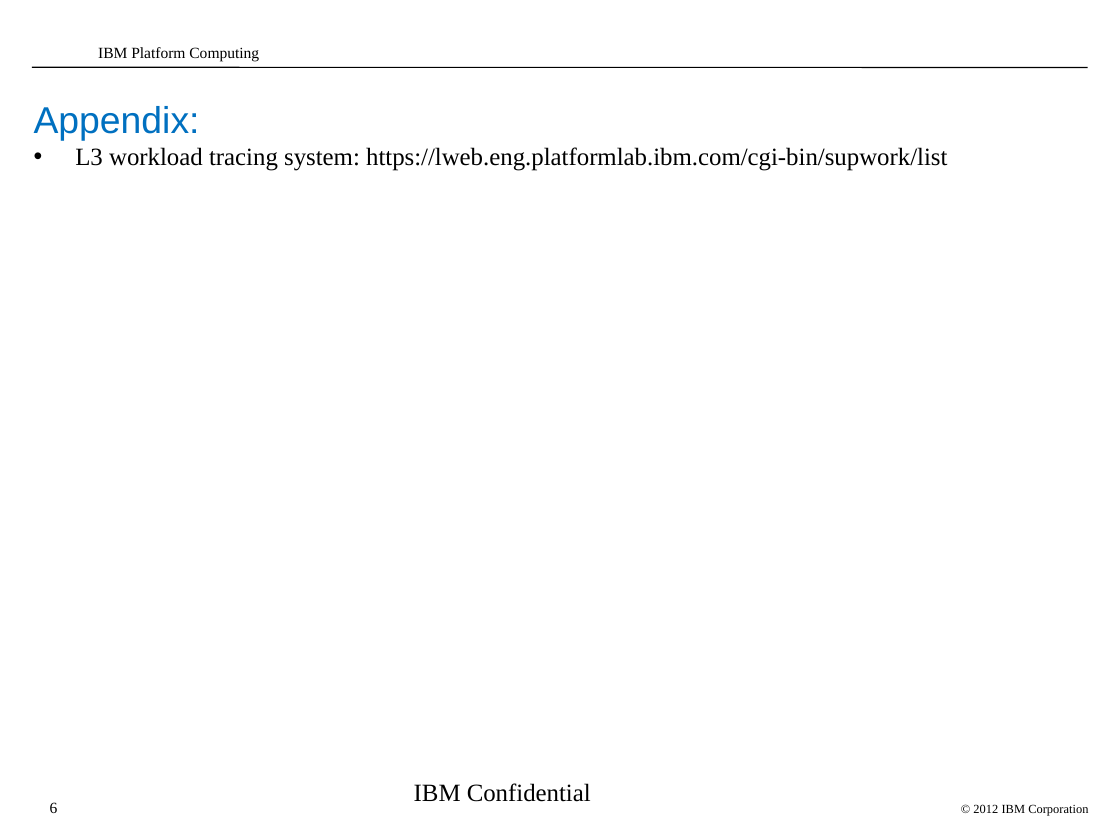
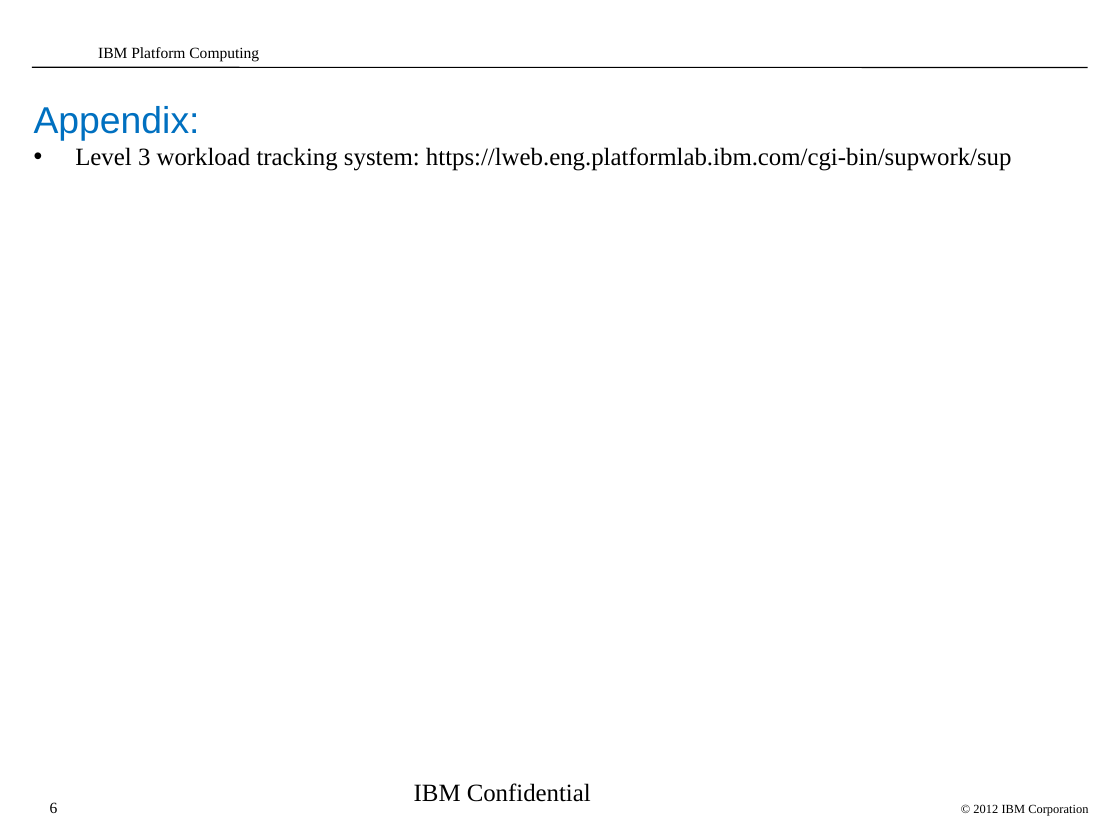
Before and after one commit to dma1982/algo, a slide deck: slide 6 of process/L3_workload_tracing_system_tutorial.ppt. Drawn at 1120x840 pixels with LibreOffice and Linux fonts; fonts in the diff are those of the drawing; background and template pictures are left out. Boxes give left, top, right and bottom in pixels: in the first picture for what was removed or moved away, otherwise in the second. Text is boxed around its words. In the diff, an @@ line names an element or a change of style, - is before the commit and + after.

```diff
--- a/process/L3_workload_tracing_system_tutorial.ppt
+++ b/process/L3_workload_tracing_system_tutorial.ppt
@@ text at [75, 147, 1012, 171]: text changed @@
-• L3 workload tracing system: https://lweb.eng.platformlab.ibm.com/cgi-bin/supwork/list
+• Level 3 workload tracking system: https://lweb.eng.platformlab.ibm.com/cgi-bin/supwork/sup
```
Also in this commit, not shown: 4 other slides changed.
